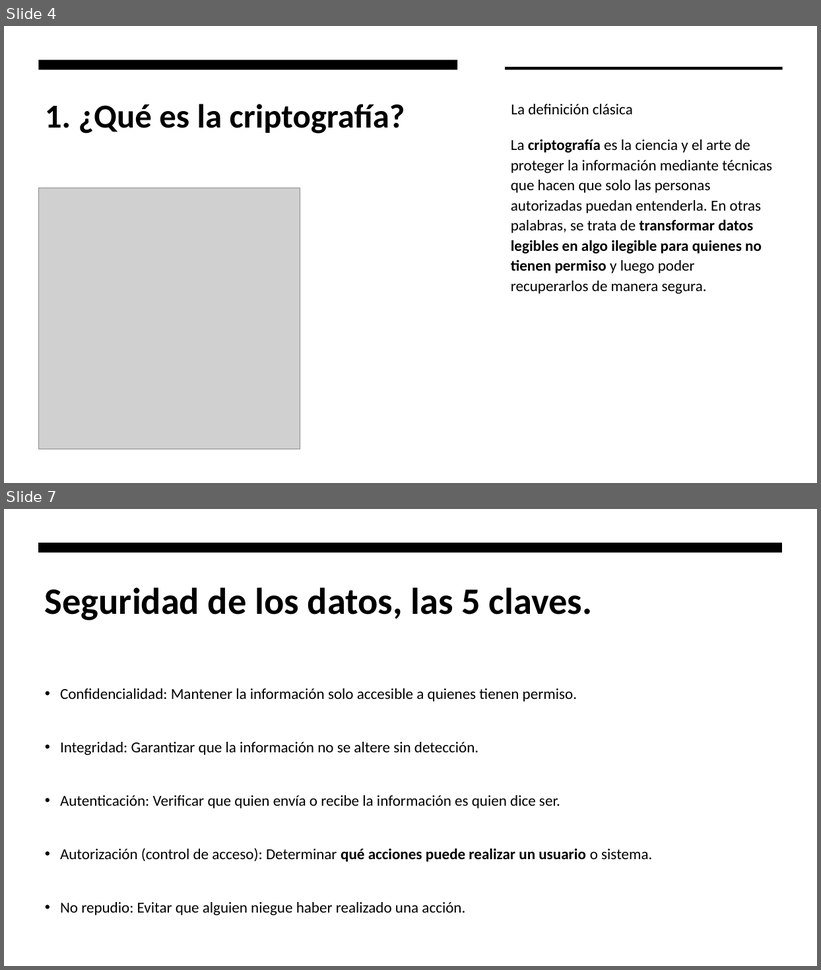
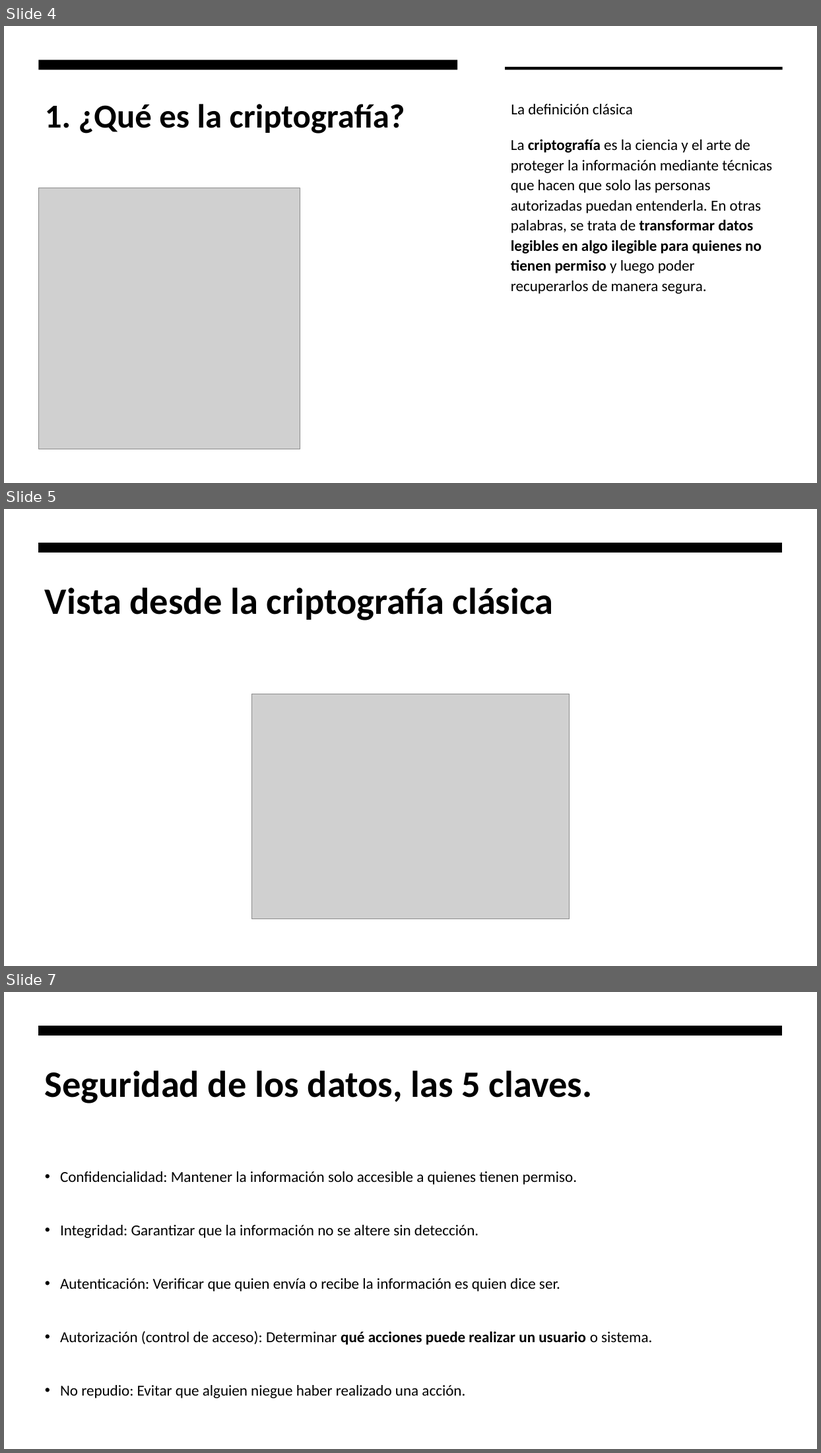
Before and after one commit to hombrefrustrado/criptografia-presentaci-n, a slide deck: criptografía teorica.pptx. Shown one above the other, each under a label of ours: slides 4 and 7 before the commit, slides 4, 5 and 7 after it; the slides between them are not shown. The pictures are 821x970 and 821x1453 pixels, drawn with LibreOffice and Linux fonts; fonts in the diff are those of the drawing; grey boxes stand for pictures. Boxes give left, top, right and bottom in pixels: in the first picture for what was removed or moved away, otherwise in the second. Text is boxed around its words. In the diff, an @@ line names an element or a change of style, - is before the commit and + after.

```diff
--- a/criptografía teorica.pptx
+++ b/criptografía teorica.pptx
@@ slide 5 added at (x1=4, y1=509, x2=817, y2=966), background #FFFFFF; not listed: 1 template element that a slide beside it also shows @@
@@ title added at (x1=45, y1=588, x2=554, y2=621), 44 pt, text #000000, bold @@
+Vista desde la criptografía clásica
@@ picture added at (x1=252, y1=694, x2=570, y2=920) @@
```
Also in this commit, not shown: 4 slides changed, 5 other slides added, 2 slides removed, 3 other files.
